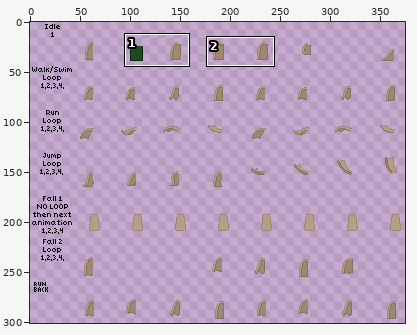
A sprite sheet gets an edit: items/armors/silverknight/back.png. Above: a wide view before the commit, with the close-up outlined.
Close-up. Old version:
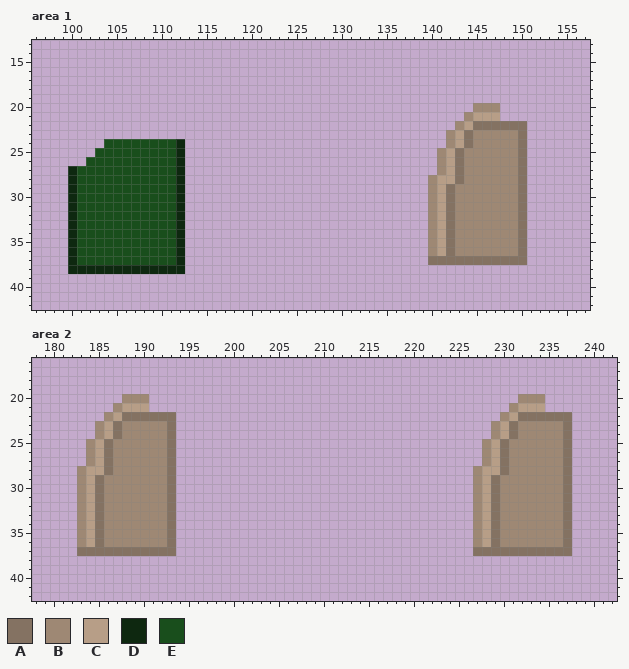
The file is 387x301 pixels. Shown: area 1: x 96..157, y 13..42; area 2: x 178..242, y 16..42. The wide view leaves out empty margins.
Palette (. is transparent): A #847262  B #9e8874  C #b79e87  D #0e2810  E #194e1c
Pixels before, area 1, first column x 100:
20 .............................................BBB...
21 ............................................BCCC...
22 ...........................................BCAAAAAA
23 ..........................................BCABBBBBA
24 ....EEEEEEEED.............................BCABBBBBA
25 ...EEEEEEEEED............................BCABBBBBBA
26 ..EEEEEEEEEED............................BCABBBBBBA
27 DEEEEEEEEEEED............................BCABBBBBBA
28 DEEEEEEEEEEED...........................BCCABBBBBBA
29 DEEEEEEEEEEED...........................BCABBBBBBBA
30 DEEEEEEEEEEED...........................BCABBBBBBBA
31 DEEEEEEEEEEED...........................BCABBBBBBBA
32 DEEEEEEEEEEED...........................BCABBBBBBBA
33 DEEEEEEEEEEED...........................BCABBBBBBBA
34 DEEEEEEEEEEED...........................BCABBBBBBBA
35 DEEEEEEEEEEED...........................BCABBBBBBBA
36 DEEEEEEEEEEED...........................BCABBBBBBBA
37 DEEEEEEEEEEED...........................AAAAAAAAAAA
38 DDDDDDDDDDDDD......................................
Pixels before, area 2, first column x 183:
20 .....BBB.........................................BBB...
21 ....BCCC........................................BCCC...
22 ...BCAAAAAA....................................BCAAAAAA
23 ..BCABBBBBA...................................BCABBBBBA
24 ..BCABBBBBA...................................BCABBBBBA
25 .BCABBBBBBA..................................BCABBBBBBA
26 .BCABBBBBBA..................................BCABBBBBBA
27 .BCABBBBBBA..................................BCABBBBBBA
28 BCCABBBBBBA.................................BCCABBBBBBA
29 BCABBBBBBBA.................................BCABBBBBBBA
30 BCABBBBBBBA.................................BCABBBBBBBA
31 BCABBBBBBBA.................................BCABBBBBBBA
32 BCABBBBBBBA.................................BCABBBBBBBA
33 BCABBBBBBBA.................................BCABBBBBBBA
34 BCABBBBBBBA.................................BCABBBBBBBA
35 BCABBBBBBBA.................................BCABBBBBBBA
36 BCABBBBBBBA.................................BCABBBBBBBA
37 AAAAAAAAAAA.................................AAAAAAAAAAA
Once edited:
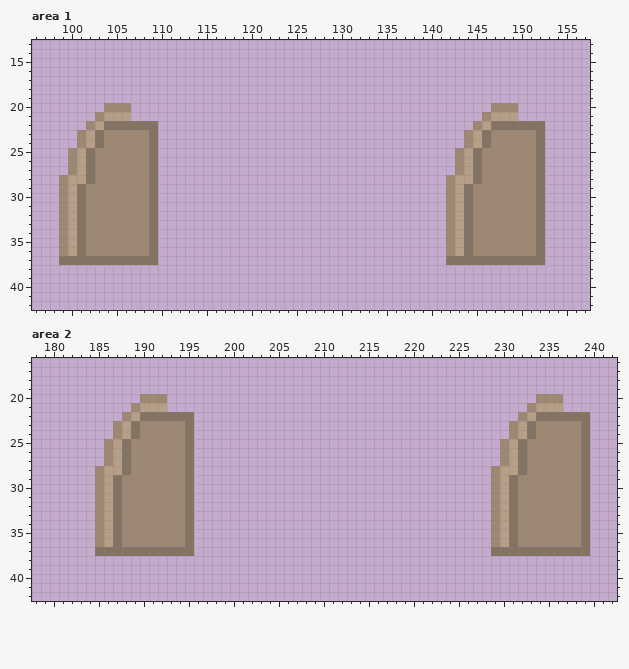
Edits made:
Area 1:
y 20: x 104..106 ... -> BBB; x 145..146 BB -> ..; x 148..149 .. -> BB
y 21: x 103..106 .... -> BCCC; x 144..146 BCC -> ..B; x 148..149 .. -> CC
y 22: x 102..109 ........ -> BCAAAAAA; x 143..146 BCAA -> ..BC; x 151..152 .. -> AA
y 23: x 101..109 ......... -> BCABBBBBA; x 142..146 BCABB -> ..BCA; x 150..152 A.. -> BBA
y 24: x 101..112 ...EEEEEEEED -> BCABBBBBA...; x 142..146 BCABB -> ..BCA; x 150..152 A.. -> BBA
y 25: x 100..112 ...EEEEEEEEED -> BCABBBBBBA...; x 141..145 BCABB -> ..BCA; x 150..152 A.. -> BBA
y 26: x 100..112 ..EEEEEEEEEED -> BCABBBBBBA...; x 141..145 BCABB -> ..BCA; x 150..152 A.. -> BBA
y 27: x 100..112 DEEEEEEEEEEED -> BCABBBBBBA...; x 141..145 BCABB -> ..BCA; x 150..152 A.. -> BBA
y 28: x 99..112 .DEEEEEEEEEEED -> BCCABBBBBBA...; x 140..145 BCCABB -> ..BCCA; x 150..152 A.. -> BBA
y 29..36: x 99..112 .DEEEEEEEEEEED -> BCABBBBBBBA...; x 140..144 BCABB -> ..BCA; x 150..152 A.. -> BBA
y 37: x 99..112 .DEEEEEEEEEEED -> AAAAAAAAAAA...; x 140..141 AA -> ..; x 151..152 .. -> AA
y 38: x 100..112 DDDDDDDDDDDDD -> .............
Area 2:
y 20: x 188..189 BB -> ..; x 191..192 .. -> BB; x 232..233 BB -> ..; x 235..236 .. -> BB
y 21: x 187..189 BCC -> ..B; x 191..192 .. -> CC; x 231..233 BCC -> ..B; x 235..236 .. -> CC
y 22: x 186..189 BCAA -> ..BC; x 194..195 .. -> AA; x 230..233 BCAA -> ..BC; x 238..239 .. -> AA
y 23..24: x 185..189 BCABB -> ..BCA; x 193..195 A.. -> BBA; x 229..233 BCABB -> ..BCA; x 237..239 A.. -> BBA
y 25..27: x 184..188 BCABB -> ..BCA; x 193..195 A.. -> BBA; x 228..232 BCABB -> ..BCA; x 237..239 A.. -> BBA
y 28: x 183..188 BCCABB -> ..BCCA; x 193..195 A.. -> BBA; x 227..232 BCCABB -> ..BCCA; x 237..239 A.. -> BBA
y 29..36: x 183..187 BCABB -> ..BCA; x 193..195 A.. -> BBA; x 227..231 BCABB -> ..BCA; x 237..239 A.. -> BBA
y 37: x 183..184 AA -> ..; x 194..195 .. -> AA; x 227..228 AA -> ..; x 238..239 .. -> AA
Boxes around the changes in both close-ups, in picture pixels (x1, y1, x2, y2):
changed: (59, 103, 185, 274)
changed: (428, 103, 545, 265)
changed: (77, 394, 194, 556)
changed: (473, 394, 590, 556)
